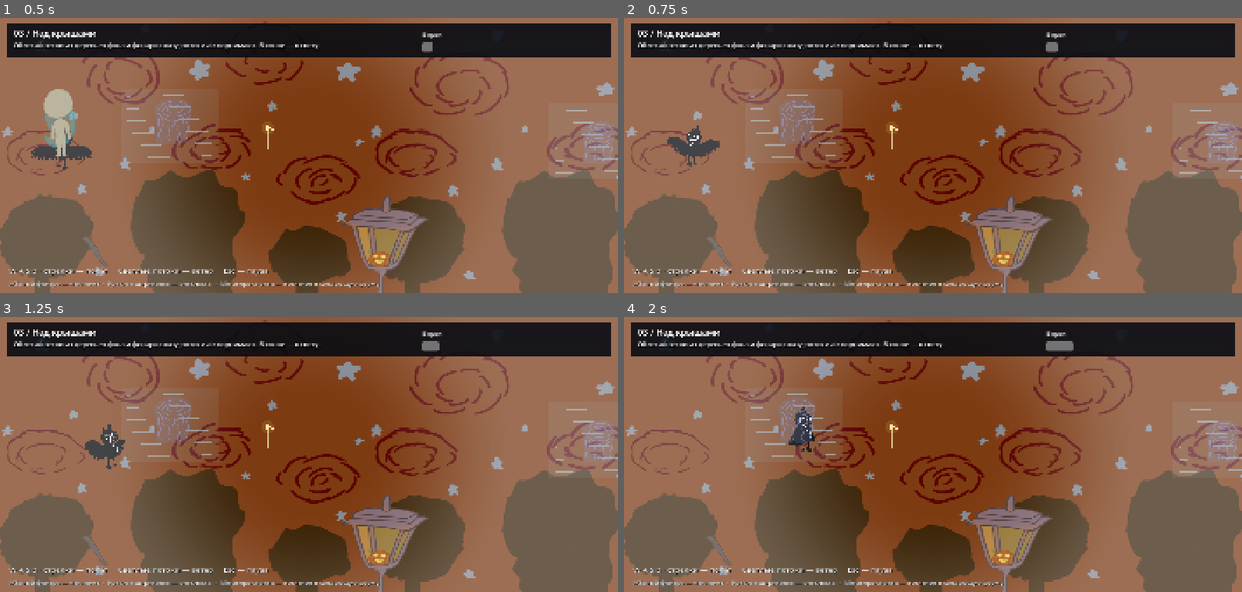
Above: before the commit, frames 1-4 (two rows, left to right).
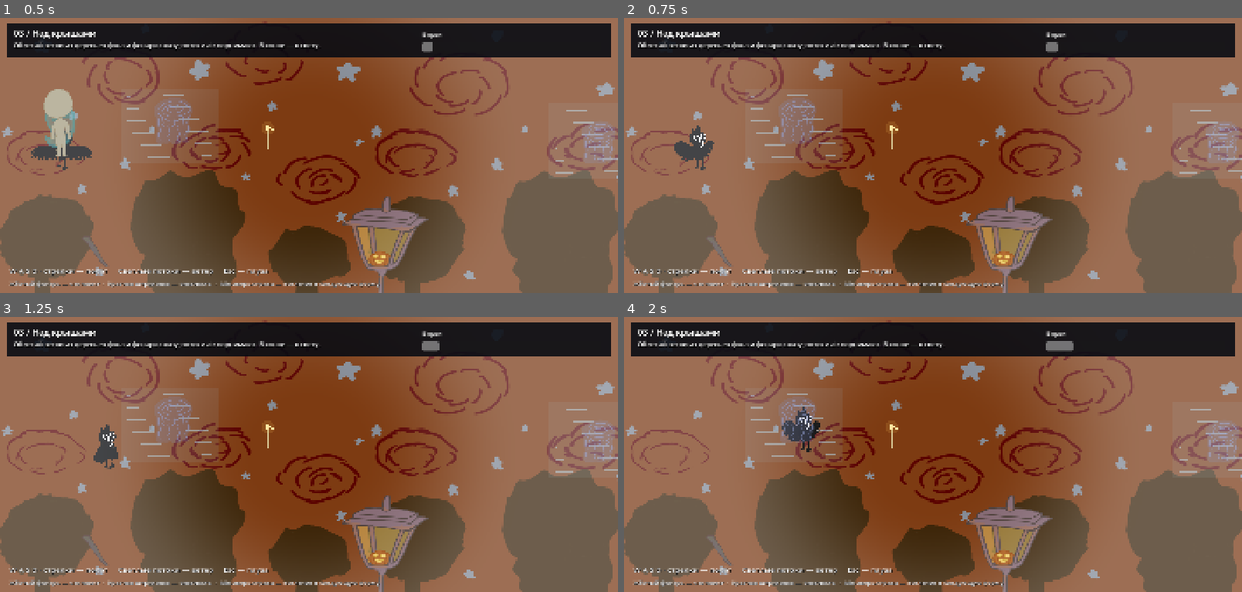
Above: after the commit, the same moments.

Repository: marykakao25-ux/ghost
Game: Godot game, scene res://scenes/Level_Bird_Rooftops.tscn
Same seed, same stepped clock (60 frames per second), same inputs: the game is played once before the commit and once after it. This scene is started directly instead of the project's main scene.
Inputs:
- Up to frame 1 (0.5 s): no input
- Up to frame 2 (0.75 s): hold D (move_right) from 0.53 s (still down); hold Ctrl (crawl) from 0.53 s (still down)
- Up to frame 3 (1.25 s): keep holding D (move_right); keep holding Ctrl (crawl); tap Space (jump) at 0.77 s
- Up to frame 4 (2 s): keep holding D (move_right); release Ctrl (crawl) at 1.28 s; tap Q (shapeshift) at 1.35 s; tap Space (jump) at 1.52 s

Frame 1 is identical in both runs. In frame 2, 0.3% of the frame differs, in the area x 7-16%, y 39-56%; in frame 3, 0.3%, in the area x 13-21%, y 39-56%; in frame 4, 0.3%.

Commit message:
[T-0042] fix(bird): animate flight in every direction

Diff:
--- a/scripts/MovementBird.gd
+++ b/scripts/MovementBird.gd
@@ -121,7 +121,7 @@
 
 
 func _update_animation(player: CharacterBody2D) -> void:
-	if absf(player.velocity.y) > FLY_ANIM_THRESHOLD:
+	if player.velocity.length() > FLY_ANIM_THRESHOLD:
 		play_anim("bird_fly")
 	else:
 		play_anim("bird_idle")
